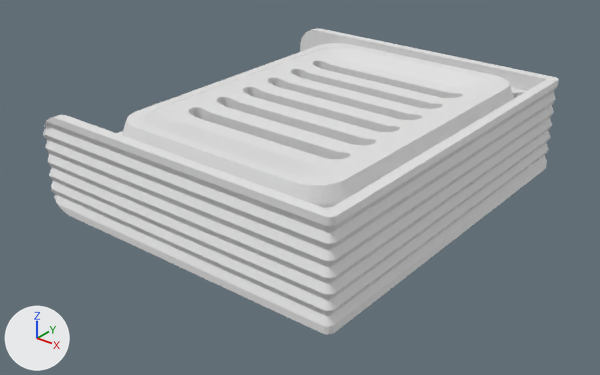
Two versions of the Blender file src/blender/book-soap-dish.blend, one commit apart.
Both versions are drawn from a 50 mm lens placed at (136.0, -176.6, 93.1), pointed at (0.4, -7.1, -11.9). Every picture has the same lights, and +X, +Y and +Z are marked at lower left. The picture after the commit comes second.

Script lines for the objects in view, before the commit:
```python
me_book_soap_dish = bpy.data.meshes.new('book-soap-dish')
me_book_soap_dish.from_pydata(...)  # 2048 vertices, 4116 faces; spans x -51.5..51.5, y -60.0..60.0, z -17.5..17.5
me_book_soap_dish_001 = bpy.data.meshes.new('book-soap-dish.001')
me_book_soap_dish_001.from_pydata(...)  # 1557 vertices, 3142 faces; spans x -48.4..48.4, y -57.0..57.0, z -14.4..14.4
ob_book_soap_dish = bpy.data.objects.new('book-soap-dish', me_book_soap_dish)
ob_book_soap_dish.location = (0.0, 0.0, 0.0)
ob_book_soap_dish.hide_set(True)
ob_book_soap_dish_001 = bpy.data.objects.new('book-soap-dish.001', me_book_soap_dish_001)
ob_book_soap_dish_001.location = (0.0, 0.0, 0.0)
```
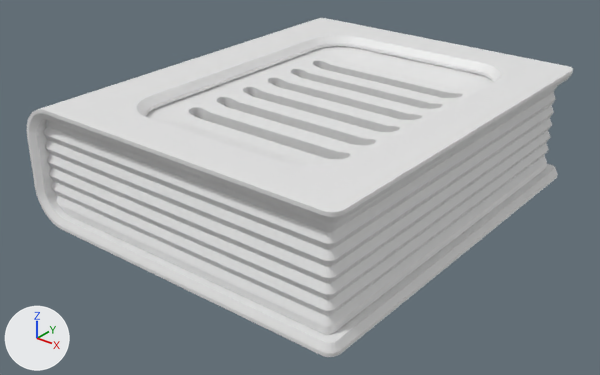
The change, as a diff of the scene's bpy script:
```diff
--- a/src/blender/book-soap-dish.blend.py
+++ b/src/blender/book-soap-dish.blend.py
@@ ob_book_soap_dish @@
 ob_book_soap_dish.location = (0.0, 0.0, 0.0)
-ob_book_soap_dish.hide_set(True)
```

Changed parts and their boxes [x1, y1, x2, y2] in the pictures (600 x 375 px):
'book-soap-dish', shown
    after: [27, 18, 573, 357]
